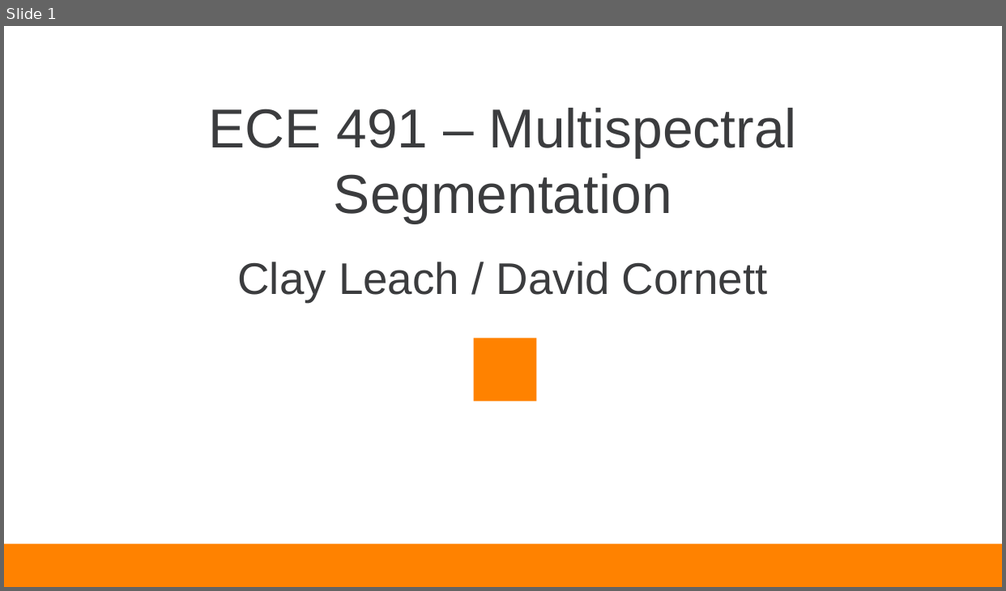
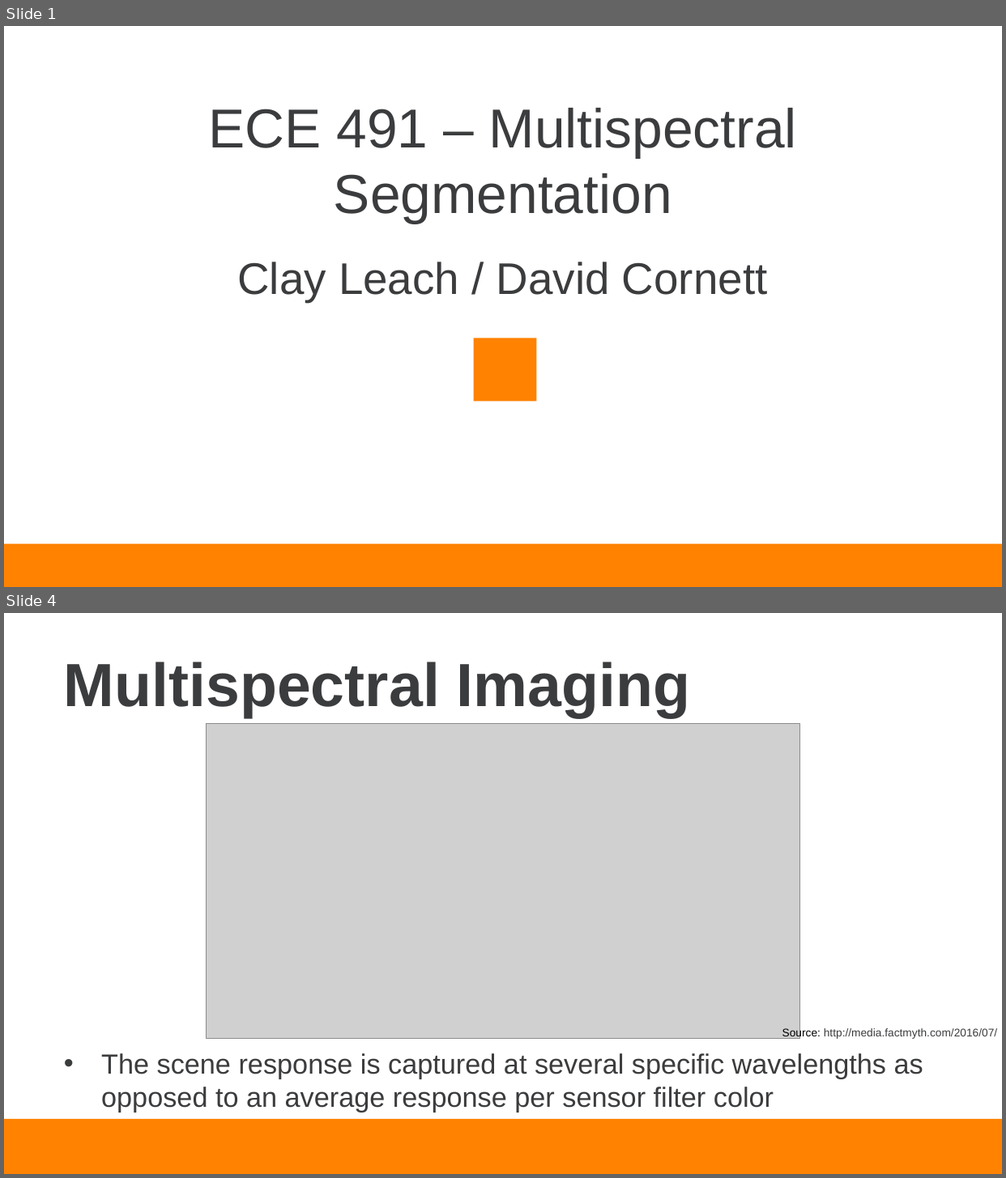
Before and after one commit to dcc3/ECE491_Final_Project, a slide deck: Documentation/Cornett_Leach_Presentation.pptx. Shown one above the other, each under a label of ours: slide 1 before the commit, slides 1 and 4 after it; the slides between them are not shown. The pictures are 1006x591 and 1006x1178 pixels, drawn with LibreOffice and Linux fonts; fonts in the diff are those of the drawing; grey boxes stand for pictures; background and template pictures are left out. Boxes give left, top, right and bottom in pixels: in the first picture for what was removed or moved away, otherwise in the second. Text is boxed around its words. In the diff, an @@ line names an element or a change of style, - is before the commit and + after.

```diff
--- a/Documentation/Cornett_Leach_Presentation.pptx
+++ b/Documentation/Cornett_Leach_Presentation.pptx
@@ slide 4 added at bbox=[4, 613, 1002, 1174], background #FFFFFF @@
@@ title added at bbox=[64, 662, 690, 717], 44 pt, text #3B3C3E, bold @@
+Multispectral Imaging
@@ picture added at bbox=[206, 724, 800, 1039] @@
@@ text added at bbox=[782, 1028, 997, 1039], 8 pt, text #3B3C3E @@
+Source: http://media.factmyth.com/2016/07/
@@ text added at bbox=[101, 1054, 923, 1112], 20 pt, text #3B3C3E @@
+• The scene response is captured at several specific wavelengths as opposed to an average response per sensor filter color
@@ rectangle added at bbox=[4, 1119, 1002, 1174], fill #FF8200 @@
```
Also in this commit, not shown: 2 slides changed, 16 other slides added, 2 slides removed, 22 other files.
